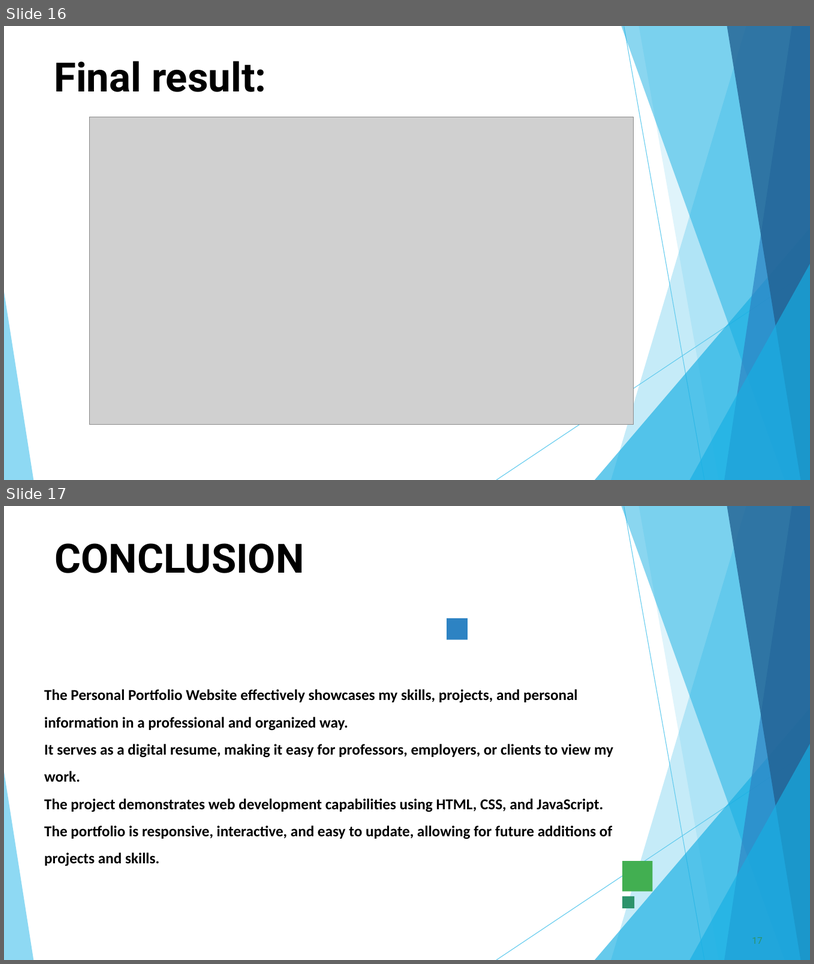
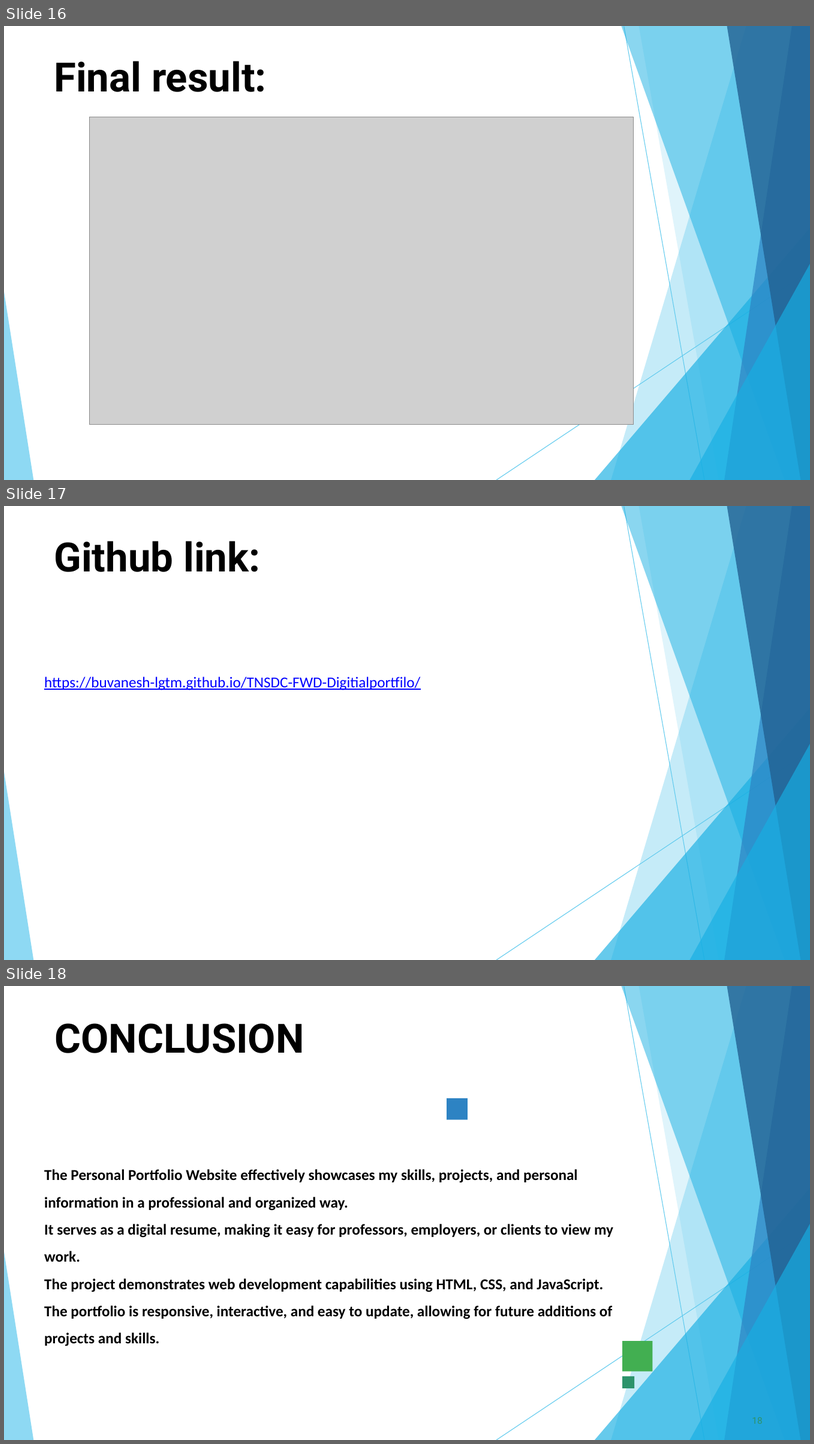
Before and after one commit to buvanesh-lgtm/TNSDC-FWD-Digitialportfilo, a slide deck: digitalportfilopresentation.pptx. Shown one above the other, each under a label of ours: slides 16 and 17 before the commit, slides 16, 17 and 18 after it. The pictures are 814x964 and 814x1444 pixels, drawn with LibreOffice and Linux fonts; fonts in the diff are those of the drawing; grey boxes stand for pictures; background and template pictures are left out. Boxes give left, top, right and bottom in pixels: in the first picture for what was removed or moved away, otherwise in the second. Text is boxed around its words. In the diff, an @@ line names an element or a change of style, - is before the commit and + after.

```diff
--- a/digitalportfilopresentation.pptx
+++ b/digitalportfilopresentation.pptx
@@ slide 17 added at <box>4,506,810,960</box>, background #FFFFFF; not listed: 10 template elements that a slide beside it also shows @@
@@ title added at <box>54,541,260,572</box>, 48 pt, text #000000, bold @@
+Github link:
@@ text added at <box>44,676,420,690</box>, 18 pt, text #0000FF, underline @@
+https://buvanesh-lgtm.github.io/TNSDC-FWD-Digitialportfilo/
@@ what was slide 17 is now slide 18 @@
@@ page number at <box>752,1417,762,1423</box>: text changed @@
-17
+18
```
